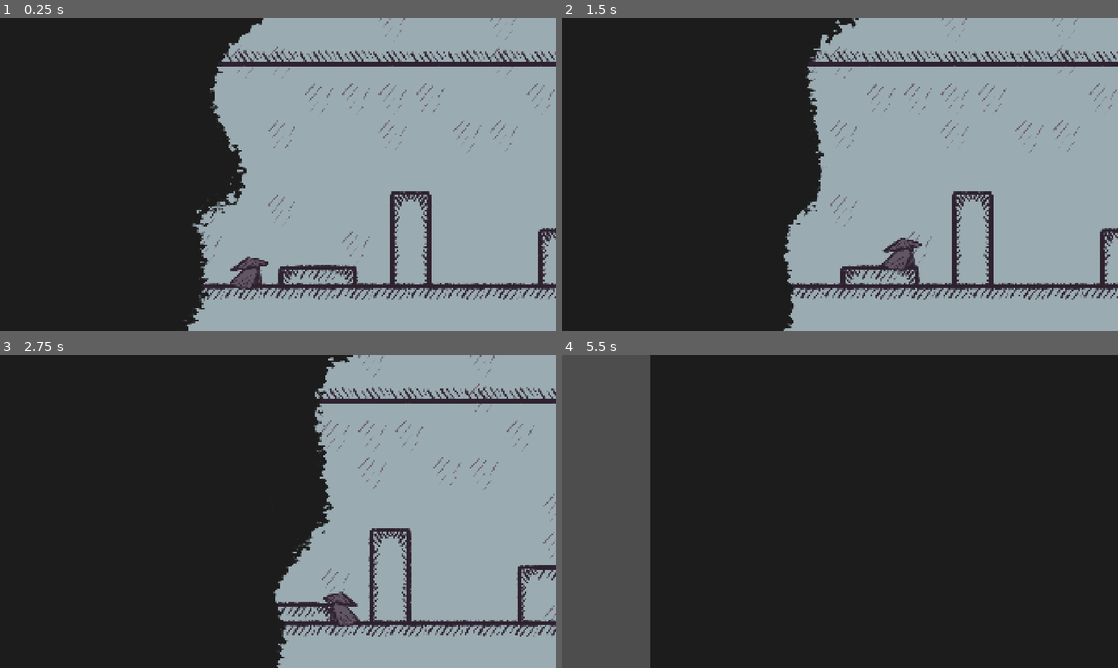
Above: before the commit, frames 1-4 (two rows, left to right).
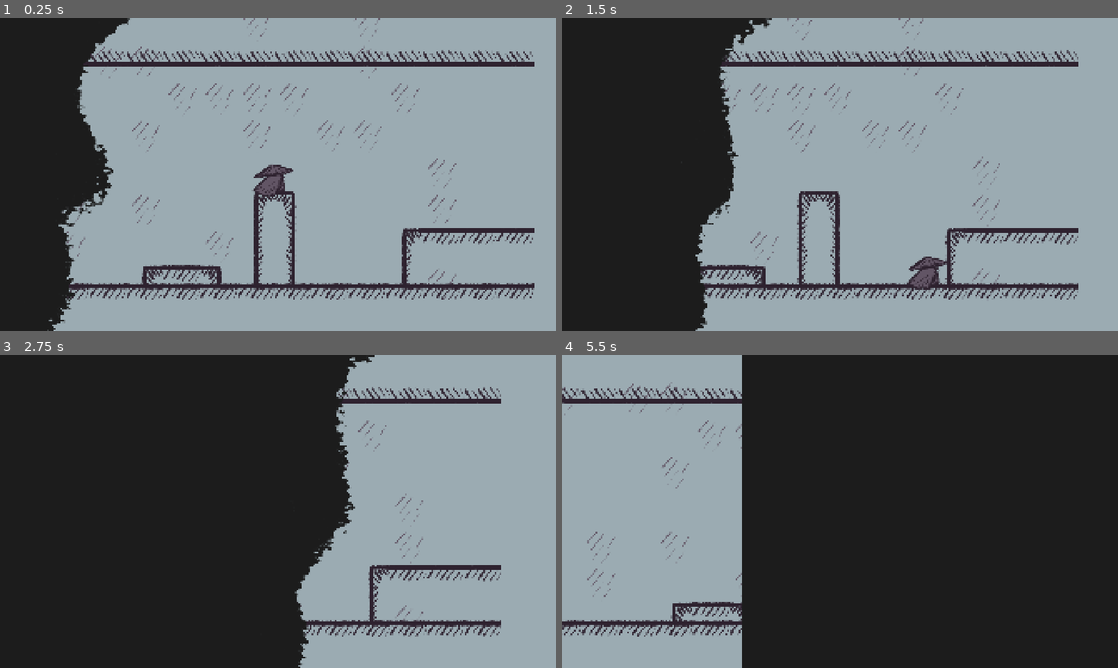
Above: after the commit, the same moments.

Repository: YiTongHu-SC/upside-down
Game: Godot game, scene res://scenes/main.tscn
Two runs of this game, one before a commit and one after it. Both use one fixed random seed, a clock stepped at 60 frames per second and the inputs below.
Inputs:
- Up to frame 1 (0.25 s): no input
- Up to frame 2 (1.5 s): hold D (MOVE_RIGHT) from 0.53 s (still down); tap Space (JUMP) at 0.77 s
- Up to frame 3 (2.75 s): tap Space (JUMP) at 1.52 s; release D (MOVE_RIGHT) at 2.03 s; hold A (MOVE_LEFT) from 2.03 s (still down)
- Up to frame 4 (5.5 s): release A (MOVE_LEFT) at 2.78 s; hold D (MOVE_RIGHT) 2.78-4.28 s; tap Space (JUMP) at 3.02, 3.77, 4.52 s; hold A (MOVE_LEFT) 4.28-5.03 s; hold D (MOVE_RIGHT) from 5.03 s (still down)

The runs differ from the first frame. In frame 1, 31% of the frame differs, in the area x 8-100%, y 0-100%; in frame 2, 22%; in frame 3, 7.1%; in frame 4, 32%, in the area x 0-33%, y 0-100%.

Commit message:
feat(nodes): add enemy node and update hero physics
- Add new enemy node with its own scene and script
- Implement friction in hero's movement
- Update enemy script to use CharacterBody2D and add max speed
- Adjust main scene to include new enemy node

Diff:
--- /dev/null
+++ b/nodes/enemy.tscn
@@ -0,0 +1,22 @@
+[gd_scene load_steps=4 format=3 uid="uid://n2b7rx3a8c4s"]
+
+[ext_resource type="Script" uid="uid://culc4ke8xikr2" path="res://scenes/enemy.gd" id="1_5wlsd"]
+[ext_resource type="Material" uid="uid://bt013r6b24tn6" path="res://materials/enemy_mat.tres" id="2_j04cv"]
+[ext_resource type="Texture2D" uid="uid://b81js7af1hthj" path="res://images/unside_down_enemy.png" id="3_cgypo"]
+
+[node name="Enemy" type="CharacterBody2D"]
+scale = Vector2(1.115, 1.115)
+collision_layer = 0
+collision_mask = 0
+script = ExtResource("1_5wlsd")
+acceleration = 0.05
+max_speed = 5.0
+
+[node name="Enemy" type="Sprite2D" parent="."]
+material = ExtResource("2_j04cv")
+texture = ExtResource("3_cgypo")
+
+[node name="CollisionPolygon2D" type="CollisionPolygon2D" parent="."]
+position = Vector2(-56.5671, -282.511)
+scale = Vector2(1.01672, 1)
+polygon = PackedVector2Array(700.458, -209.865, 519.626, 773.991, -841.468, 782.96, -845.879, -237.668)
--- a/nodes/hero.gd
+++ b/nodes/hero.gd
@@ -3,7 +3,7 @@
 @export var physics_unit = 100
 # Horizontal movement move_speed
 @export var move_speed = 2.0
-
+@export var friction = 10.0
 # Jump parameters
 # @export var max_jump_velocity = -400.0
 @export var min_jump_velocity = 2.0
@@ -77,7 +77,6 @@
 
 	# Handle horizontal movement
 	var direction = Input.get_axis("MOVE_LEFT", "MOVE_RIGHT")
-	print("direction", direction)
 	if direction:
 		if current_state != State.WALK && not is_jumping:
 			animation.play("walk")
@@ -89,7 +88,7 @@
 			animation.play("idle")
 			current_state = State.IDLE
 		# Apply friction when no input
-		velocity.x = move_toward(velocity.x, 0, move_speed * physics_unit)
+		velocity.x = move_toward(velocity.x, 0, friction * physics_unit * delta)
 
 	# Apply movement
 	move_and_slide()
--- a/scenes/enemy.gd
+++ b/scenes/enemy.gd
@@ -1,10 +1,11 @@
-extends Sprite2D
+extends CharacterBody2D
 
-var acceleration = 100
-@onready var velocity: Vector2 = Vector2.ZERO
+@export var physics_unit: float = 100
+@export var acceleration: float = 1
+@export var max_speed: float = 10
 
 ## TODO：设置多个节点，可配置速度阶梯
 ## 简单加速
 func _physics_process(delta):
-	position += velocity * delta
-	velocity += Vector2.RIGHT * acceleration * delta
+	velocity.x = move_toward(velocity.x, max_speed * physics_unit, acceleration * physics_unit)
+	move_and_slide()
--- a/scenes/main.tscn
+++ b/scenes/main.tscn
@@ -1,11 +1,9 @@
-[gd_scene load_steps=8 format=4 uid="uid://b0spwfs1gscuy"]
+[gd_scene load_steps=6 format=4 uid="uid://b0spwfs1gscuy"]
 
 [ext_resource type="PackedScene" uid="uid://bs1xrjb27dvn0" path="res://nodes/hero.tscn" id="1_0wfyh"]
 [ext_resource type="Material" uid="uid://cyap16m41y5tj" path="res://scenes/scene_mat.tres" id="1_tbgi4"]
 [ext_resource type="TileSet" uid="uid://xk2hqrsam3si" path="res://tile_map/tile.tres" id="2_0wfyh"]
-[ext_resource type="Material" uid="uid://bt013r6b24tn6" path="res://materials/enemy_mat.tres" id="3_jyhfs"]
-[ext_resource type="Texture2D" uid="uid://b81js7af1hthj" path="res://images/unside_down_enemy.png" id="3_sugp2"]
-[ext_resource type="Script" uid="uid://culc4ke8xikr2" path="res://scenes/enemy.gd" id="6_o6xl0"]
+[ext_resource type="PackedScene" uid="uid://n2b7rx3a8c4s" path="res://nodes/enemy.tscn" id="4_tbgi4"]
 [ext_resource type="Script" uid="uid://ffrbkwye1y0h" path="res://scenes/camera.gd" id="6_tefeu"]
 
 [node name="Main" type="Node2D"]
@@ -40,15 +38,11 @@
 tile_set = ExtResource("2_0wfyh")
 
 [node name="Hero" parent="." instance=ExtResource("1_0wfyh")]
-position = Vector2(467, 882)
+position = Vector2(1018, 548)
 physics_unit = 200
 
-[node name="Enemy" type="Sprite2D" parent="."]
-material = ExtResource("3_jyhfs")
+[node name="Enemy" parent="." instance=ExtResource("4_tbgi4")]
 position = Vector2(-455, 569)
-scale = Vector2(1.115, 1.115)
-texture = ExtResource("3_sugp2")
-script = ExtResource("6_o6xl0")
 
 [node name="Camera2D" type="Camera2D" parent="." node_paths=PackedStringArray("follow_target")]
 position = Vector2(1037, 575)
